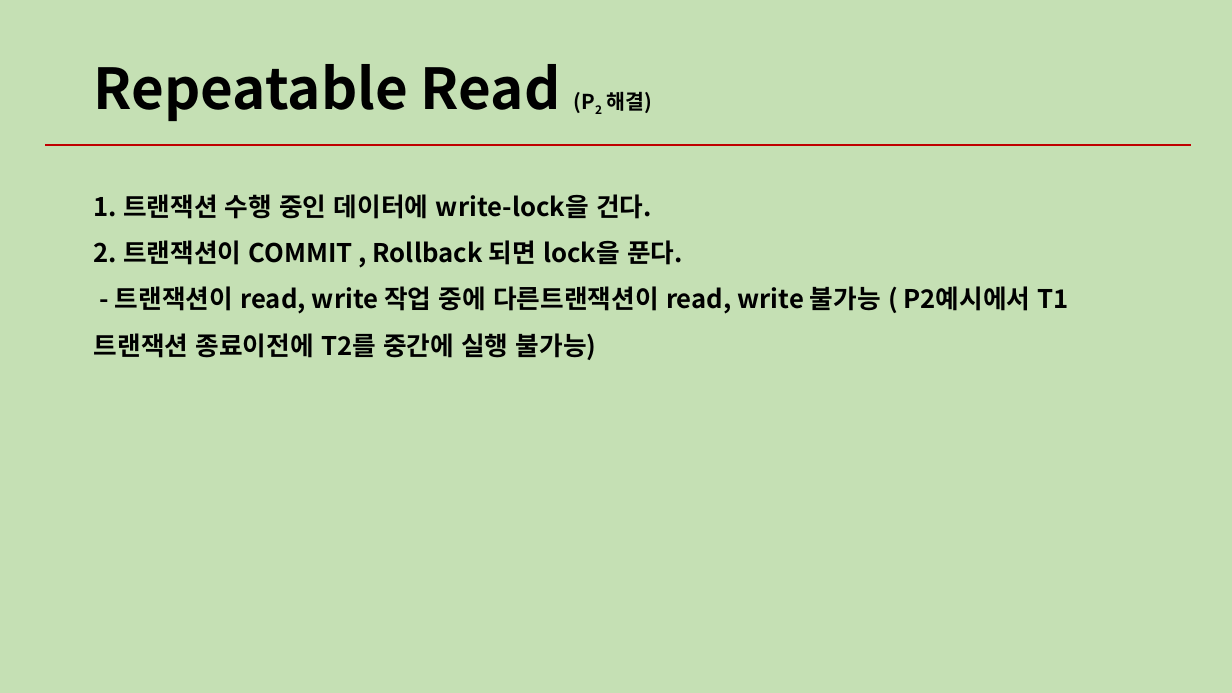
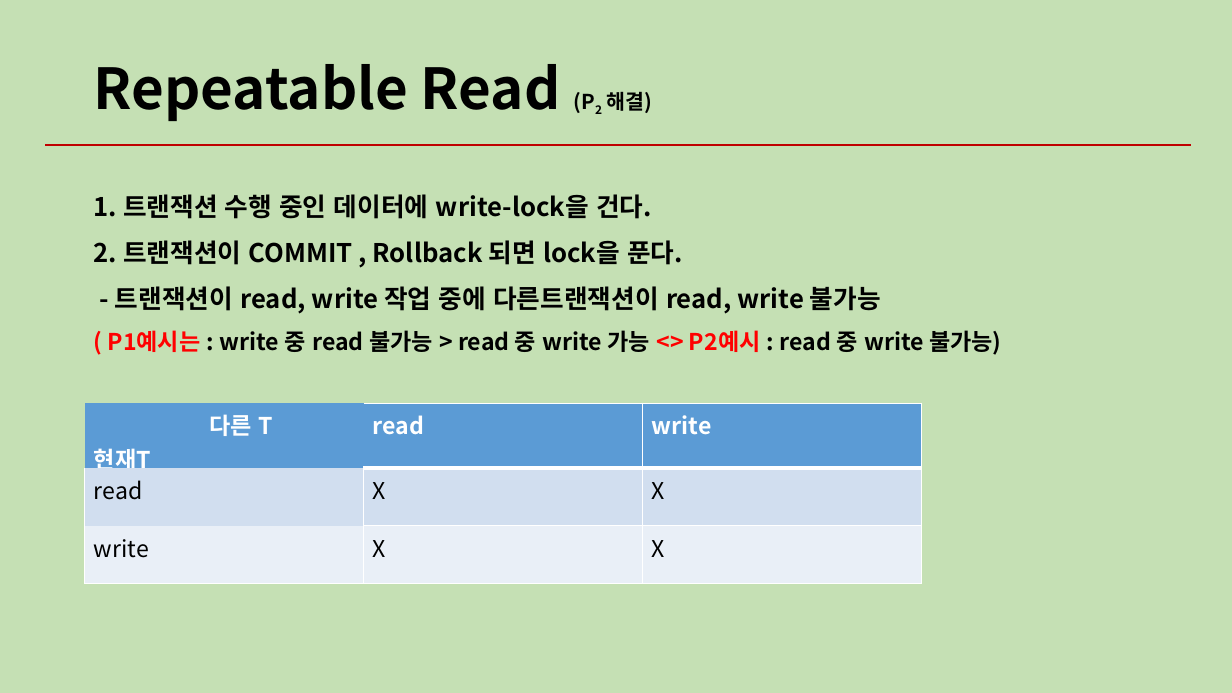
Before and after one commit to know0329/SsafyAgolStudy, a slide deck: slide 12 of 박현우/0302_트랜잭션_격리.pptx. Drawn at 1232x693 pixels with LibreOffice and Linux fonts; fonts in the diff are those of the drawing. Boxes give left, top, right and bottom in pixels: in the first picture for what was removed or moved away, otherwise in the second. Text is boxed around its words. In the diff, an @@ line names an element or a change of style, - is before the commit and + after.

```diff
--- a/박현우/0302_트랜잭션_격리.pptx
+++ b/박현우/0302_트랜잭션_격리.pptx
@@ text at [108, 286, 1002, 355]: text changed; size 20 to 18 pt @@
-- 트랜잭션이 read, write 작업 중에 다른트랜잭션이 read, write 불가능 ( P2예시에서 T1트랜잭션 종료이전에 T2를 중간에 실행 불가능)
+- 트랜잭션이 read, write 작업 중에 다른트랜잭션이 read, write 불가능
+( P1예시는 : write 중 read 불가능 > read 중 write 가능 <> P2예시 : read 중 write 불가능)
@@ table added at [85, 403, 922, 583], 3 rows, 3 columns @@
+다른 T / 현재T | read | write
+read | X | X
+write | X | X
```
Also in this commit, not shown: 3 other slides changed.
